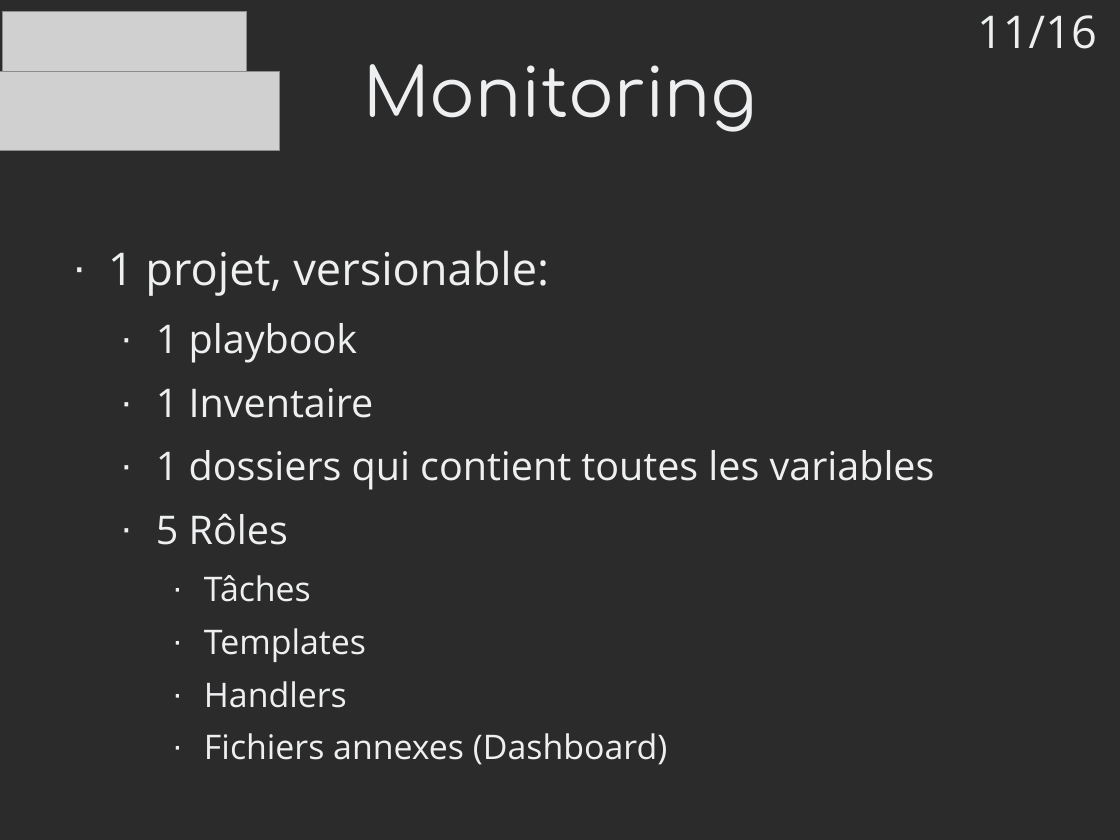
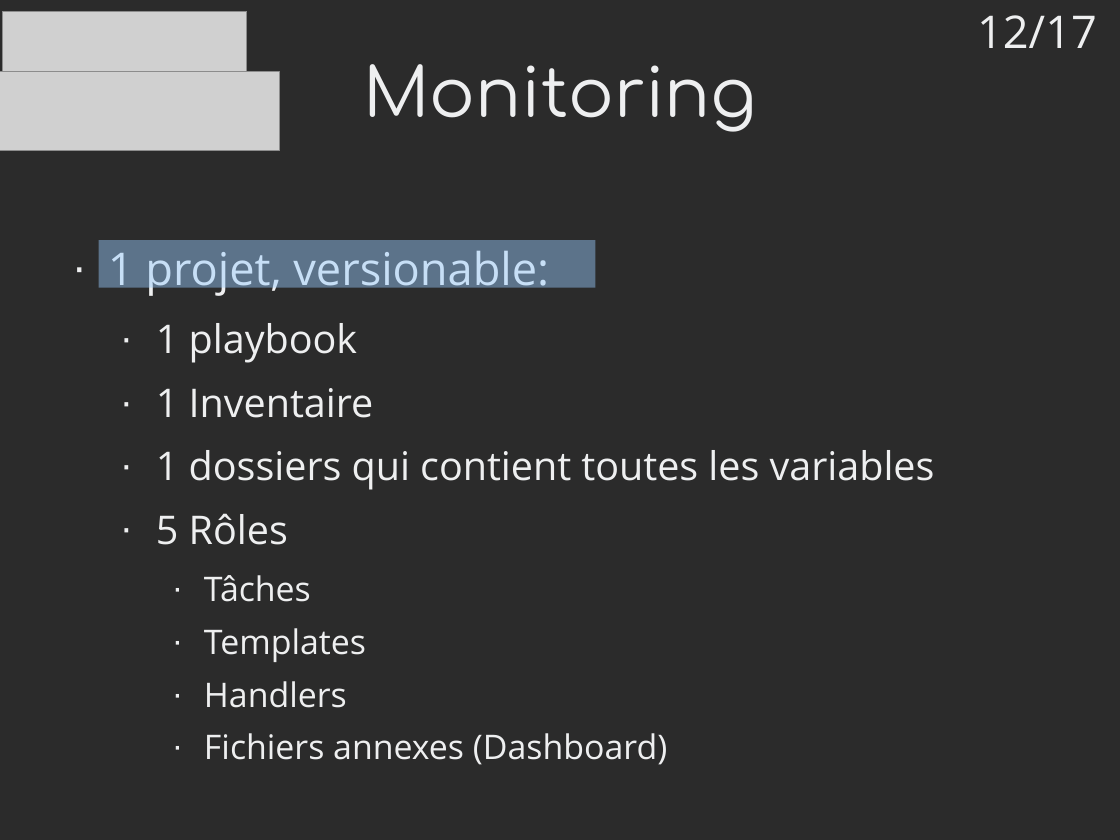
Before and after one commit to mrwormo/rapport_de_stage, a slide deck: slide 12 of files/prez.odp (slide 11 before the commit). Drawn at 1120x840 pixels with LibreOffice and Linux fonts; fonts in the diff are those of the drawing; grey boxes stand for pictures; background and template pictures are left out; a plain dark background stands for a picture behind light text. Boxes give left, top, right and bottom in pixels: in the first picture for what was removed or moved away, otherwise in the second. Text is boxed around its words. In the diff, an @@ line names an element or a change of style, - is before the commit and + after.

```diff
--- a/files/prez.odp
+++ b/files/prez.odp
@@ text at <box>977,15,1097,48</box>: text changed @@
-11/16
+12/17
@@ rectangle added at <box>99,240,596,288</box>, fill #99CCFF at 45% opacity @@
```
Also in this commit, not shown: 13 other slides changed, 2 slides added, 3 slides removed, 2 other files.
